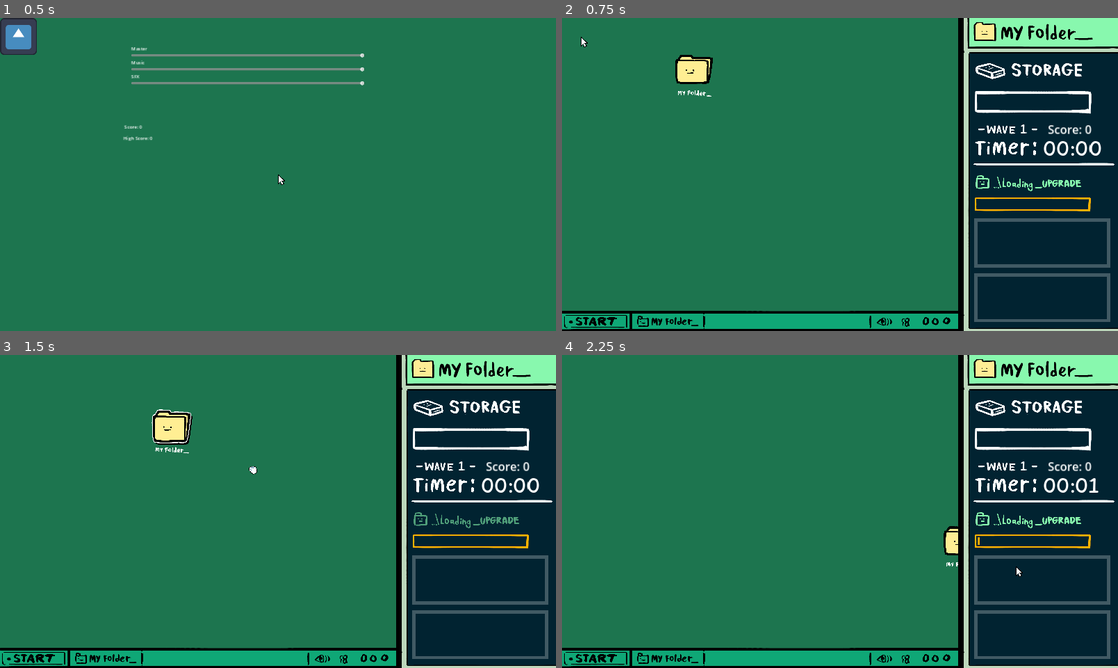
Above: before the commit, frames 1-4 (two rows, left to right).
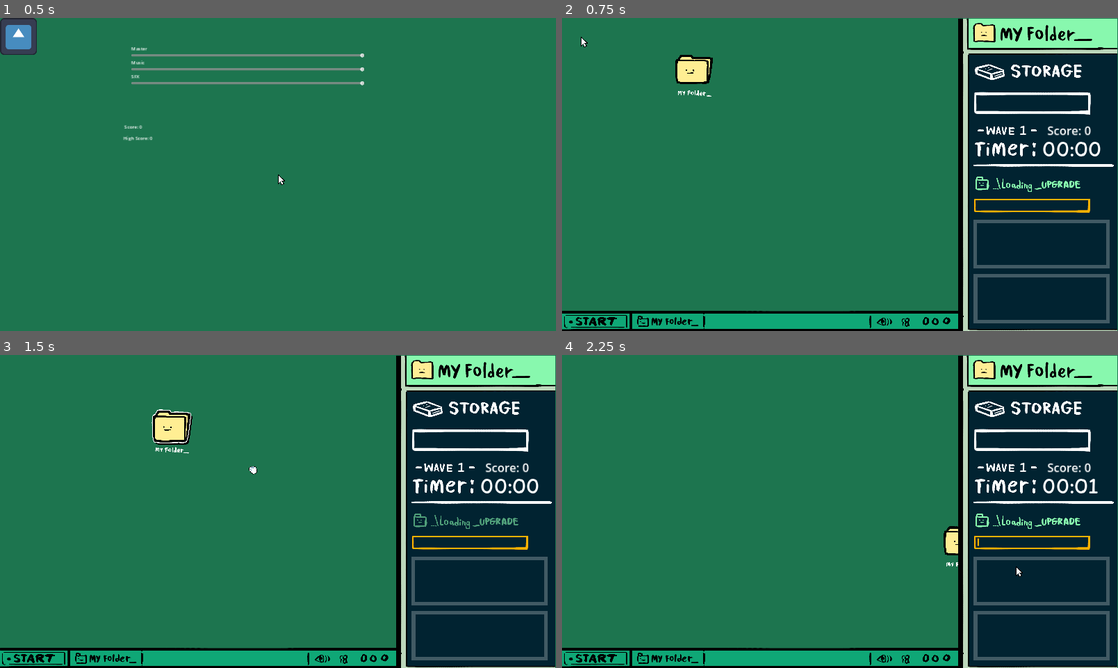
Above: after the commit, the same moments.

Repository: icheft524/Folder-Brawler
Game: Godot game, scene res://menu.tscn
Two runs of this game, one before a commit and one after it. Both use one fixed random seed, a clock stepped at 60 frames per second and the inputs below. The engine's default icon, where the game draws it, is replaced by a stand-in: a white triangle on a blue panel in a dark square.
Inputs (mouse positions are in pixels of both pictures, inside the frame that each line leads up to):
- Up to frame 1 (0.5 s): no input
- Up to frame 2 (0.75 s): click (578, 36) at 0.5 s
- Up to frame 3 (1.5 s): tap Enter (ui_accept) at 1.25 s; drag from (133, 405) to (478, 580) at 1.27 s
- Up to frame 4 (2.25 s): drag from (1040, 580) to (962, 539) at 2.02 s

Frame 1 is identical in both runs. In frame 2, 4.5% of the frame differs, in the area x 71-100%, y 0-100%; in frame 3, 4.4%; in frame 4, 4.5%.

Commit message:
bosshpbar

Diff:
--- a/enemy/boss/boss.gd
+++ b/enemy/boss/boss.gd
@@ -2,7 +2,7 @@
 
 @onready var target = global.target
 @export var normal_speed = 150
-@export var hp = 30
+#@export var hp = 30
 @export var file_size = 3000
 @export var file_decay = 100
 @export var take_normal_dmg = 1
@@ -36,6 +36,8 @@
 var teleport_ready
 
 func _ready():
+	global.showbossbar()
+	global.bosshp = 30
 	global.boss_enter = true
 	$indicator.visible = false
 	if !global.enemy_file_drop:
@@ -58,9 +60,9 @@
 
 	dead()
 	if indicator_finished:
-		$hp.text = "boss" + str(hp)
+		$hp.text = "boss" + str(global.bosshp)
 
-	if hp <= 20 && !phase2:
+	if global.bosshp <= 20 && !phase2:
 		phase2 = true
 		print('not res')
 		not_respond = true
@@ -71,7 +73,7 @@
 		$idleanim.play("idle")
 		not_respond = false
 
-	if hp <= 10 && !phase3:
+	if global.bosshp <= 10 && !phase3:
 		phase3 = true
 		not_respond = true
 		global.boss_not_respond()
@@ -92,9 +94,9 @@
 			if percent > global.crit_chance:
 				sound.critical()
 				$hitanim.play("hit")
-				hp -= take_crit_dmg
+				global.bosshp -= take_crit_dmg
 			elif percent <= global.crit_chance:
-				hp -= take_normal_dmg
+				global.bosshp -= take_normal_dmg
 				sound.enemyhit()
 				$hitanim.play("hit")
 			#_spawn_file(3)
@@ -116,7 +118,7 @@
 	mouse_in = false
 
 func dead():
-	if hp <= 0:
+	if global.bosshp <= 0:
 		#sound.enemydeath()
 		global.boss_enter = false
 		global.combo += 1
@@ -170,7 +172,7 @@
 
 func _on_area_2d_area_entered(area):
 	if area.is_in_group("folder") and visible and indicator_finished:
-		target.collect(file,hp,file_size,'normal')
+		target.collect(file,global.bosshp,file_size,'normal')
 		sound.playerhit()
 		target.capacity += file_size
 		queue_free()
--- a/enemy/boss/boss.tscn
+++ b/enemy/boss/boss.tscn
@@ -573,7 +573,7 @@
 "hit": SubResource("Animation_boh6e")
 }
 
-[node name="boss" type="CharacterBody2D"]
+[node name="boss" type="CharacterBody2D" groups=["boss"]]
 z_as_relative = false
 script = ExtResource("1_8o72f")
 
--- a/global.gd
+++ b/global.gd
@@ -28,6 +28,7 @@
 var score = 0
 var highscore
 var boss_enter = false
+var bosshp = 30
 
 #enemy_score
 var normal_score = 0
@@ -39,12 +40,16 @@
 
 signal boss_dies
 signal not_responding
+signal bossready
 
 func boss_died():
 	boss_dies.emit()
 
 func boss_not_respond():
 	not_responding.emit()
+
+func showbossbar():
+	emit_signal("bossready")
 
 func _ready():
 	var save_file = FileAccess.open("user://save.data", FileAccess.READ)
--- a/hud.gd
+++ b/hud.gd
@@ -4,6 +4,7 @@
 @onready var itemoption = get_tree().get_nodes_in_group("itemoption")
 @onready var wavebar = $upgrade/wavebar
 @onready var cam = $"../cam"
+@onready var bosshp_bar = %bosshp
 
 var secs = 0
 var mins = 0
@@ -18,7 +19,12 @@
 	itemoption[0].connect("upgrade",upgraded)
 	itemoption[1].connect("upgrade",upgraded)
 	$wave.text = str(1)
-	pass # Replace with function body.
+	bosshp_bar.visible = false
+	global.connect("bossready", showbossbar)
+
+
+func showbossbar():
+	bosshp_bar.visible = true
 
 func upgraded():
 	$upgrade/upgradeanim.play("loading")
@@ -29,6 +35,7 @@
 	cam.force_pointer = true
 
 func _process(delta):
+	bosshp_bar.value = global.bosshp
 	$score.text = 'Score: '+str(global.score)
 	$highscore.text = str(global.highscore)
 	secs = fmod(global.time,60)
--- a/hud.tscn
+++ b/hud.tscn
@@ -10,6 +10,8 @@
 [ext_resource type="Texture2D" uid="uid://bha38weo7kyti" path="res://art/ui/upgradeready.png" id="9_dp33i"]
 [ext_resource type="Texture2D" uid="uid://cf6bij5ienwoi" path="res://art/ui/rightui.png" id="9_dr005"]
 [ext_resource type="Texture2D" uid="uid://bklyq2gfwsb4k" path="res://art/ui/upgradebarfull.png" id="9_s1n14"]
+[ext_resource type="Texture2D" uid="uid://b0jip4121vgqx" path="res://art/progressbar.png" id="11_xout1"]
+[ext_resource type="Texture2D" uid="uid://d5vm0t7puy67" path="res://art/progressbarin.png" id="12_x7jtg"]
 
 [sub_resource type="Animation" id="Animation_lqmk0"]
 length = 0.001
@@ -116,10 +118,10 @@
 [node name="capacity" type="TextureProgressBar" parent="."]
 texture_filter = 1
 layout_mode = 2
-offset_left = 55.0
-offset_top = 251.0
-offset_right = 479.0
-offset_bottom = 336.0
+offset_left = 1421.88
+offset_top = 253.77
+offset_right = 1845.88
+offset_bottom = 338.77
 max_value = 10.0
 texture_over = ExtResource("2_1vdmh")
 texture_progress = ExtResource("3_h1aji")
@@ -127,10 +129,10 @@
 [node name="time" type="Label" parent="."]
 texture_filter = 1
 layout_mode = 2
-offset_left = 292.0
-offset_top = 398.0
-offset_right = 550.0
-offset_bottom = 501.0
+offset_left = 1658.88
+offset_top = 400.77
+offset_right = 1916.88
+offset_bottom = 503.77
 theme_override_fonts/font = ExtResource("4_k1ifu")
 theme_override_font_sizes/font_size = 75
 text = "00:00"
@@ -139,10 +141,10 @@
 [node name="wave" type="Label" parent="."]
 texture_filter = 1
 layout_mode = 2
-offset_left = 213.0
-offset_top = 332.0
-offset_right = 285.0
-offset_bottom = 435.0
+offset_left = 1579.88
+offset_top = 334.77
+offset_right = 1651.88
+offset_bottom = 437.77
 theme_override_fonts/font = ExtResource("4_k1ifu")
 theme_override_font_sizes/font_size = 50
 text = "1"
@@ -152,10 +154,10 @@
 process_mode = 3
 texture_filter = 1
 layout_mode = 2
-offset_left = 55.0
-offset_top = 540.0
-offset_right = 458.0
-offset_bottom = 602.0
+offset_left = 1421.88
+offset_top = 542.77
+offset_right = 1824.88
+offset_bottom = 604.77
 texture = ExtResource("5_q2ntr")
 
 [node name="wavebar" type="TextureProgressBar" parent="upgrade"]
@@ -192,16 +194,16 @@
 
 [node name="ui" type="Sprite2D" parent="."]
 z_index = -1
-position = Vector2(276, 547)
+position = Vector2(1642.88, 549.77)
 scale = Vector2(0.57, 0.57)
 texture = ExtResource("9_dr005")
 
 [node name="score" type="Label" parent="."]
 layout_mode = 0
-offset_left = 309.0
-offset_top = 356.0
-offset_right = 423.0
-offset_bottom = 414.0
+offset_left = 1675.88
+offset_top = 358.77
+offset_right = 1789.88
+offset_bottom = 416.77
 theme_override_font_sizes/font_size = 40
 text = "2"
 
@@ -212,3 +214,14 @@
 offset_top = 364.0
 offset_right = 526.0
 offset_bottom = 387.0
+
+[node name="bosshp" type="TextureProgressBar" parent="."]
+unique_name_in_owner = true
+layout_mode = 0
+offset_left = 120.0
+offset_top = 66.0
+offset_right = 1361.0
+offset_bottom = 146.0
+value = 100.0
+texture_over = ExtResource("11_xout1")
+texture_progress = ExtResource("12_x7jtg")
--- a/main.tscn
+++ b/main.tscn
@@ -198,10 +198,6 @@
 
 [node name="hud" parent="." instance=ExtResource("10_02sxe")]
 z_index = 8
-offset_left = 1369.0
-offset_top = -1.0
-offset_right = 1369.0
-offset_bottom = -1.0
 
 [node name="ColorRect2" type="ColorRect" parent="."]
 z_index = 7
Not shown: 1 places in hud.tscn that only renumber resources
